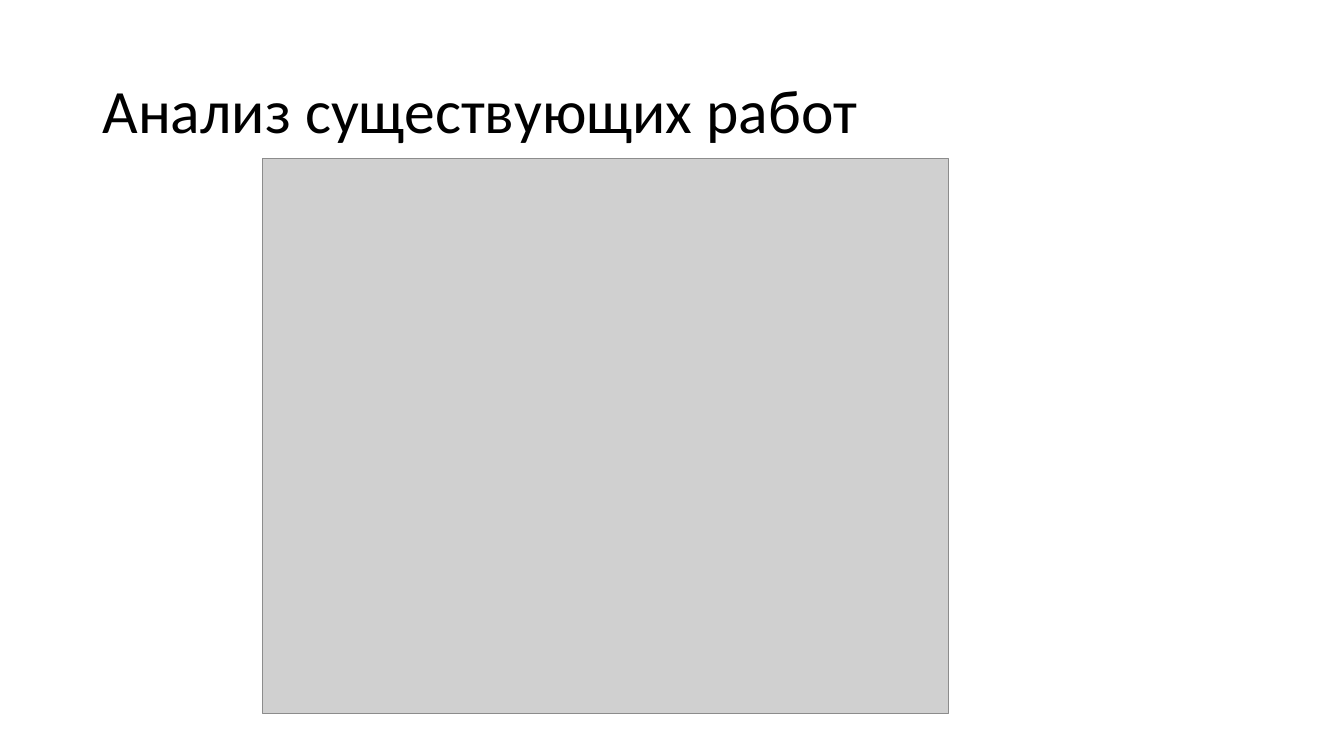
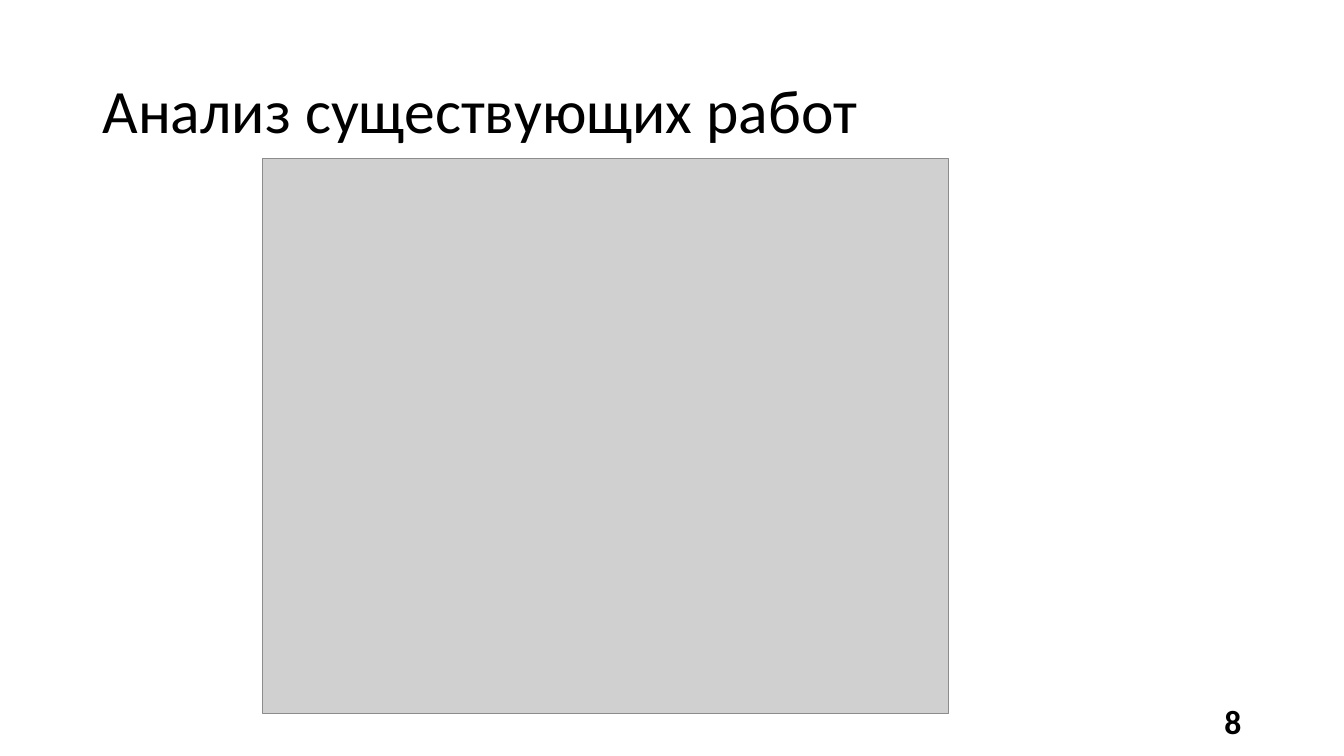
Before and after one commit to alexmeshr/task_time_prediction, a slide deck: slide 8 of presentation.pptx (slide 5 before the commit). Drawn at 1344x756 pixels with LibreOffice and Linux fonts; fonts in the diff are those of the drawing; grey boxes stand for pictures. Boxes give left, top, right and bottom in pixels: in the first picture for what was removed or moved away, otherwise in the second. Text is boxed around its words. In the diff, an @@ line names an element or a change of style, - is before the commit and + after.

```diff
--- a/presentation.pptx
+++ b/presentation.pptx
@@ page number added at [1224,710,1241,735], 24 pt, text #000000, bold @@
+8
```
Also in this commit, not shown: 7 other slides changed, 20 slides added, 3 slides removed, 11 other files.
